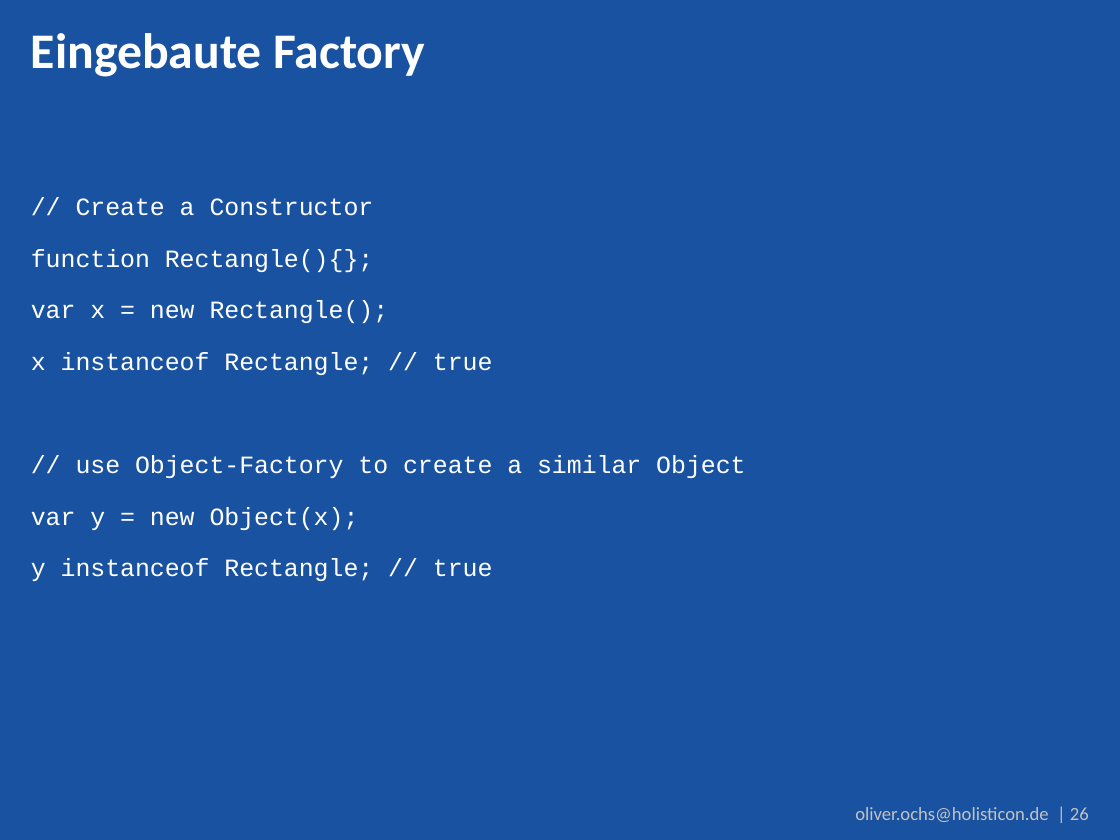
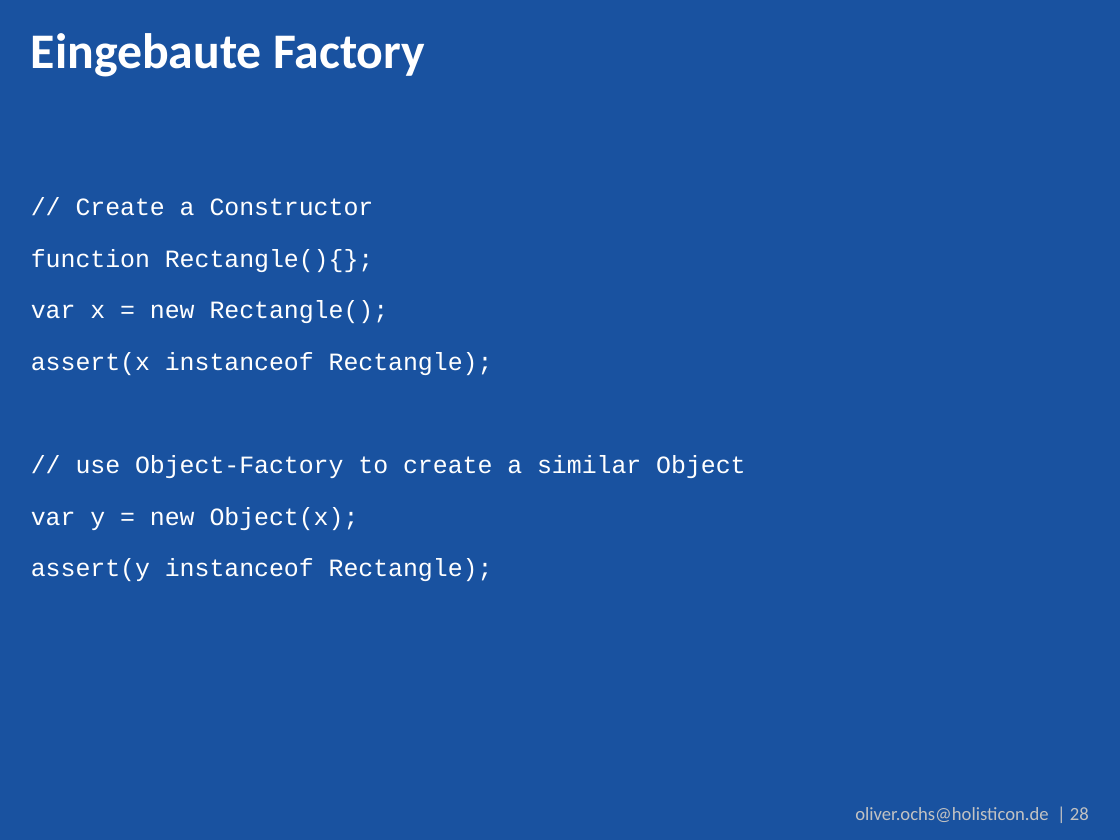
Before and after one commit to simonox/js-workshop, a slide deck: slide 28 of Tag 2.pptx (slide 26 before the commit). Drawn at 1120x840 pixels with LibreOffice and Linux fonts; fonts in the diff are those of the drawing; background and template pictures are left out. Boxes give left, top, right and bottom in pixels: in the first picture for what was removed or moved away, otherwise in the second. Text is boxed around its words. In the diff, an @@ line names an element or a change of style, - is before the commit and + after.

```diff
--- a/Tag 2.pptx
+++ b/Tag 2.pptx
@@ text at [31,352,493,375]: text changed @@
-x instanceof Rectangle; // true
+assert(x instanceof Rectangle);
@@ text at [31,558,493,581]: text changed @@
-y instanceof Rectangle; // true
+assert(y instanceof Rectangle);
@@ text at [855,807,1089,822]: text changed @@
-oliver.ochs@holisticon.de | 26
+oliver.ochs@holisticon.de | 28
```
Also in this commit, not shown: 2 other slides changed, 2 slides added, 11 slides removed.
